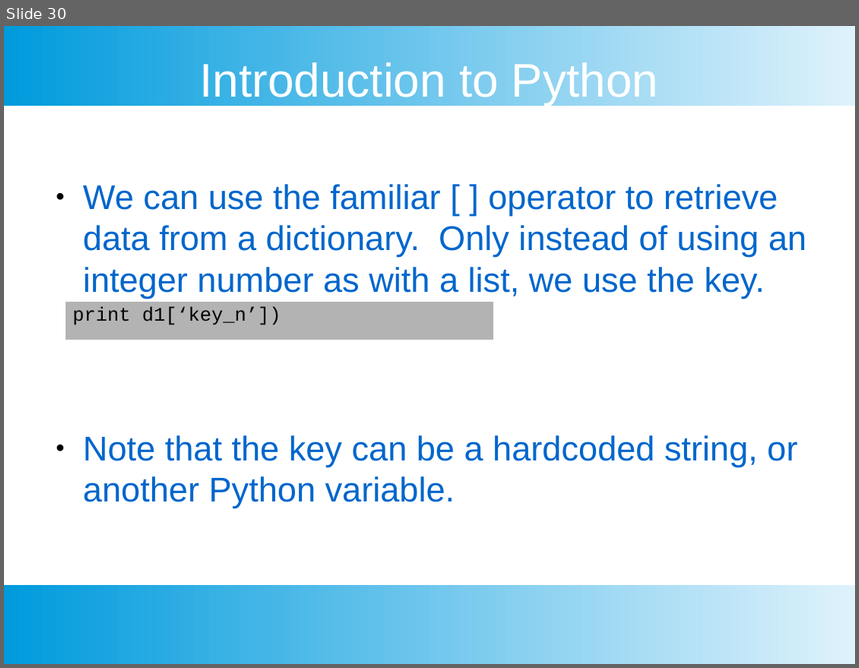
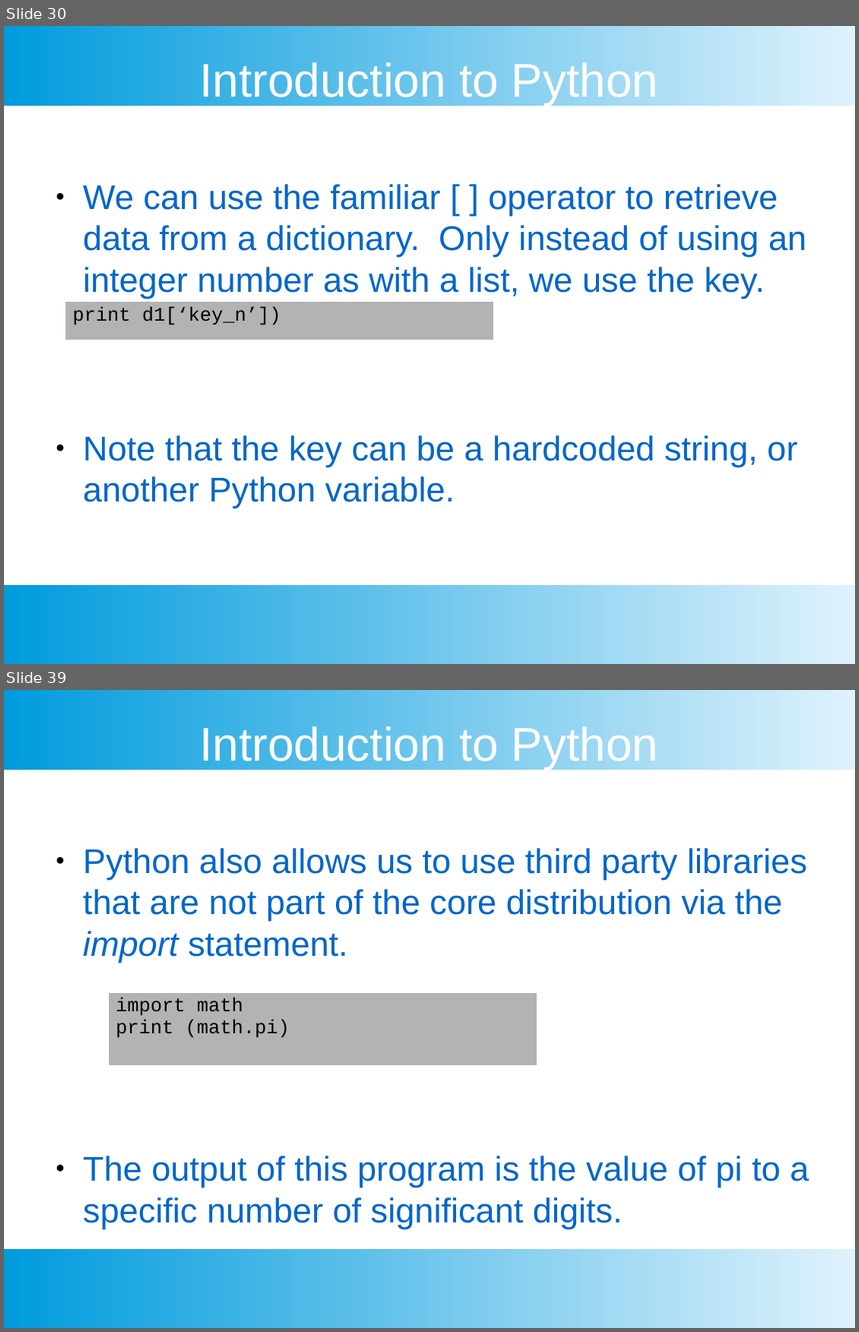
Before and after one commit to chankeypathak/CitiDataScience, a slide deck: docs/Module 1.pptx. Shown one above the other, each under a label of ours: slide 30 before the commit, slides 30 and 39 after it; the slides between them are not shown. The pictures are 859x668 and 859x1332 pixels, drawn with LibreOffice and Linux fonts; fonts in the diff are those of the drawing. Boxes give left, top, right and bottom in pixels: in the first picture for what was removed or moved away, otherwise in the second. Text is boxed around its words. In the diff, an @@ line names an element or a change of style, - is before the commit and + after.

```diff
--- a/docs/Module 1.pptx
+++ b/docs/Module 1.pptx
@@ slide 39 added at (x1=4, y1=690, x2=855, y2=1328), background #FFFFFF; not listed: 2 template elements that a slide beside it also shows @@
@@ text added at (x1=200, y1=723, x2=658, y2=770), 44 pt, text #FFFFFF @@
+Introduction to Python
@@ text added at (x1=83, y1=848, x2=809, y2=1229), 32 pt, text #0066CC @@
+● Python also allows us to use third party libraries that are not part of the core distribution via the import statement.
+● The output of this program is the value of pi to a specific number of significant digits.
@@ table added at (x1=108, y1=992, x2=537, y2=1065), 1 rows, 1 columns @@
+import math / print (math.pi)
```
Also in this commit, not shown: 9 other slides added, 1 other file.
